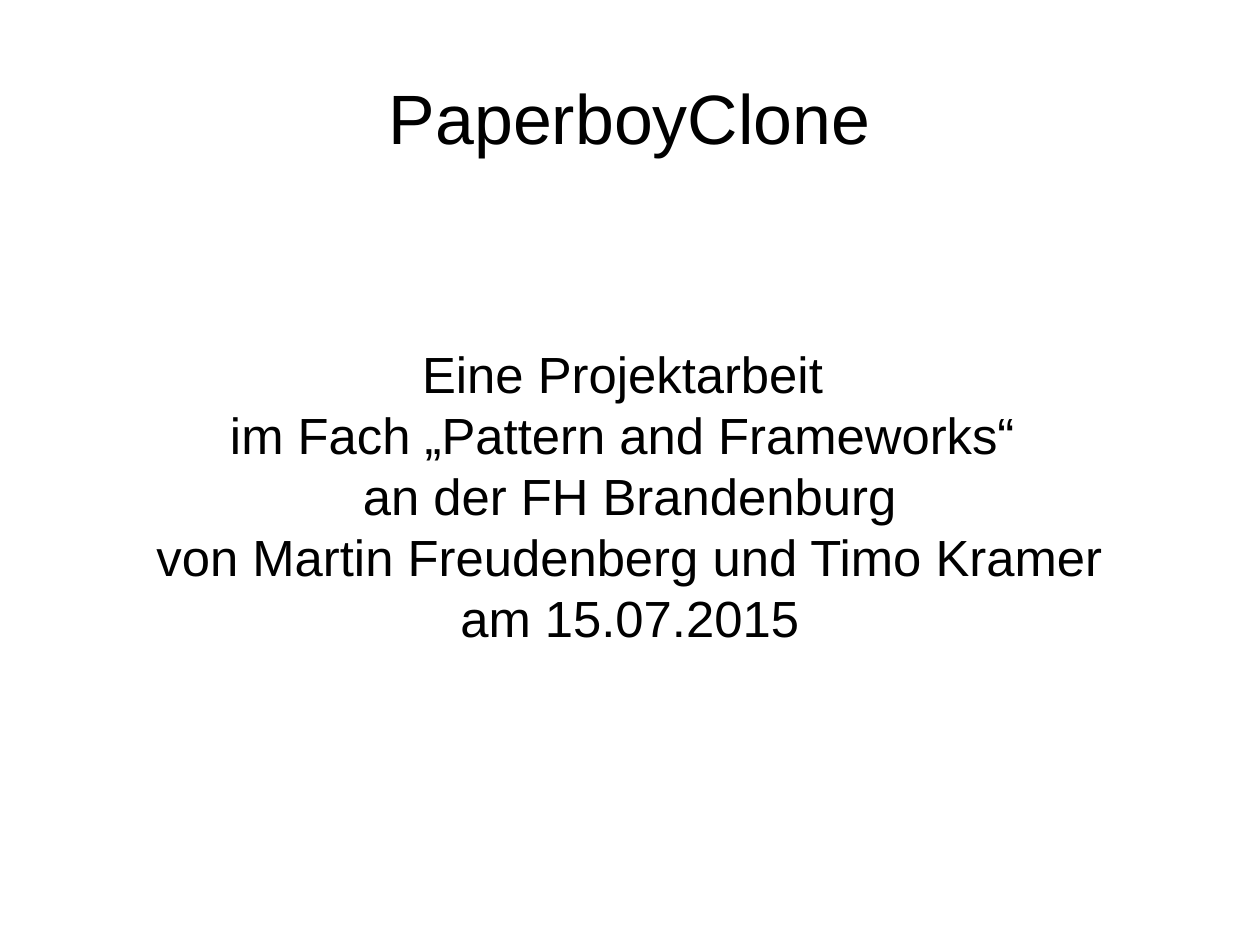
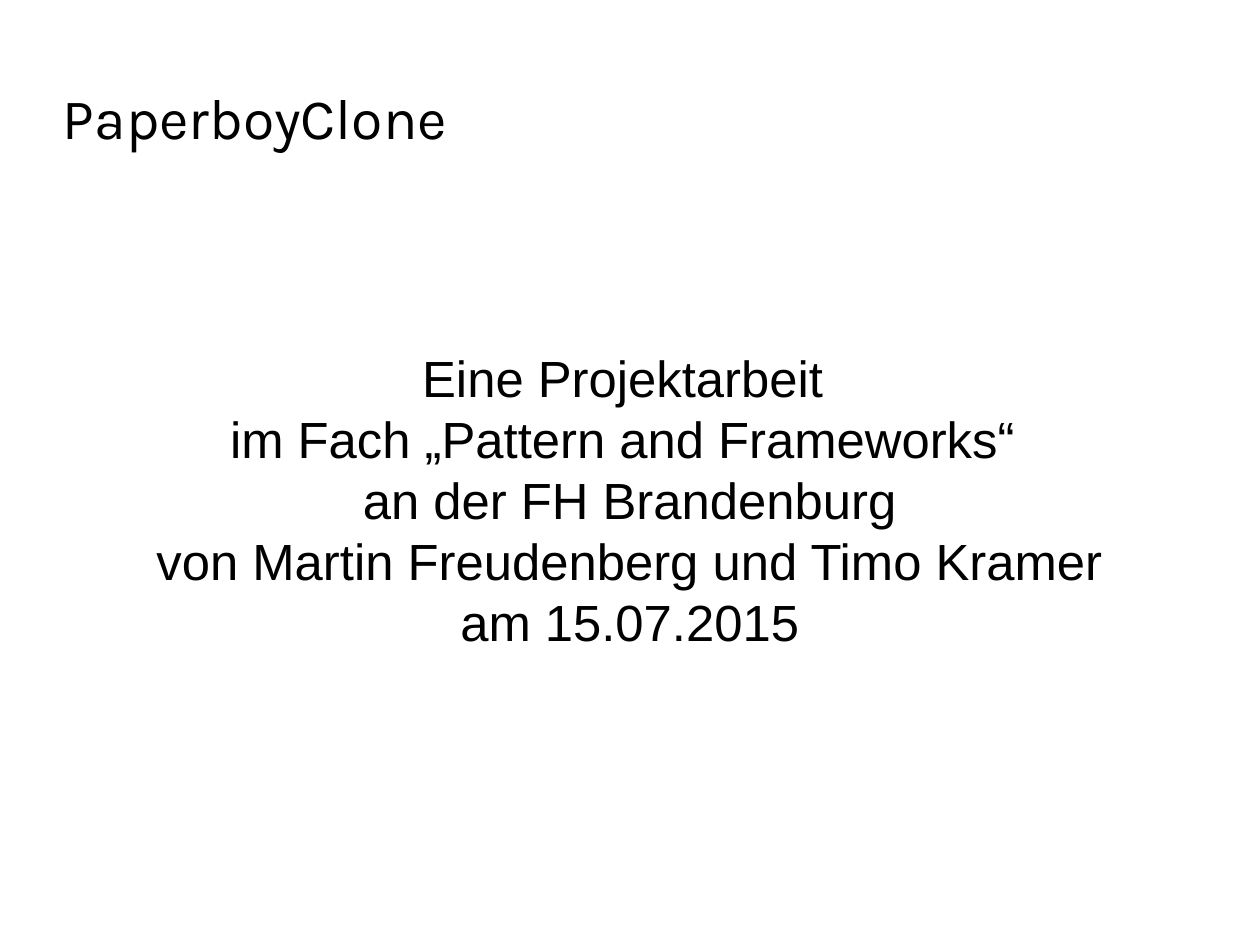
Before and after one commit to TimoKramer/PatFra, a slide deck: slide 1 of Dokumente/Praese.odp. Drawn at 1260x945 pixels with LibreOffice and Linux fonts; fonts in the diff are those of the drawing; background and template pictures are left out. Boxes give left, top, right and bottom in pixels: in the first picture for what was removed or moved away, otherwise in the second. Text is boxed around its words. In the diff, an @@ line names an element or a change of style, - is before the commit and + after.

```diff
--- a/Dokumente/Praese.odp
+++ b/Dokumente/Praese.odp
@@ title "PaperboyClone": place and size @@
-title "PaperboyClone" at bbox=[389, 93, 870, 157]
+title "PaperboyClone" at bbox=[63, 100, 447, 153]
@@ title "PaperboyClone" at bbox=[63, 100, 447, 153]: size 44 to 36 pt, font Arial to Karla; alignment centre to left @@
@@ subtitle "Eine Projektarbeit": place and size @@
-subtitle "Eine Projektarbeit" at bbox=[156, 356, 1103, 638]
+subtitle "Eine Projektarbeit" at bbox=[156, 360, 1103, 642]
```
Also in this commit, not shown: 7 other slides changed.
